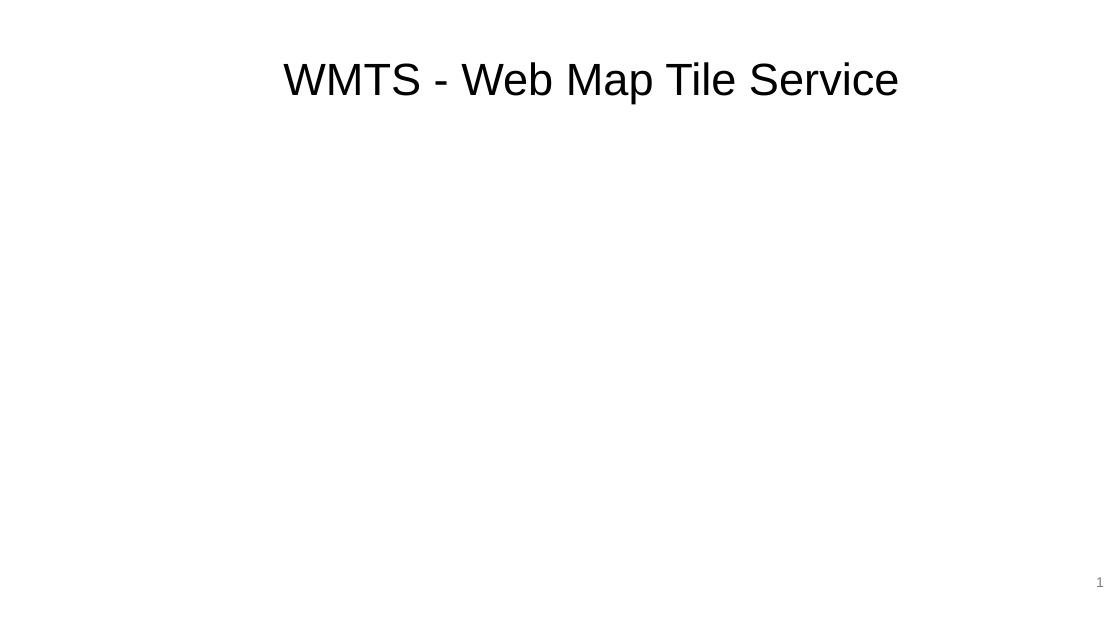
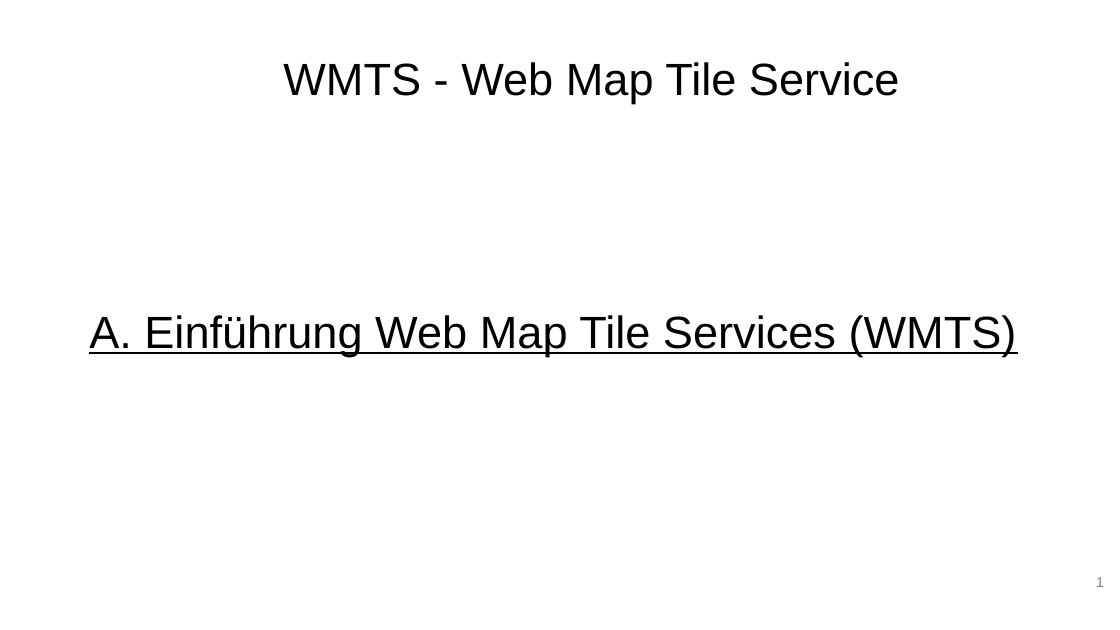
Before and after one commit to webmapping-oer/wmts, a slide deck: slide 1 of material/slides.odp. Drawn at 1120x630 pixels with LibreOffice and Linux fonts; fonts in the diff are those of the drawing; background and template pictures are left out. Boxes give left, top, right and bottom in pixels: in the first picture for what was removed or moved away, otherwise in the second. Text is boxed around its words. In the diff, an @@ line names an element or a change of style, - is before the commit and + after.

```diff
--- a/material/slides.odp
+++ b/material/slides.odp
@@ subtitle added at box(89, 315, 1017, 356), 32 pt, text #000000, underline @@
+A. Einführung Web Map Tile Services (WMTS)
```
Also in this commit, not shown: 3 other slides changed, 4 slides added, 1 slide removed.
